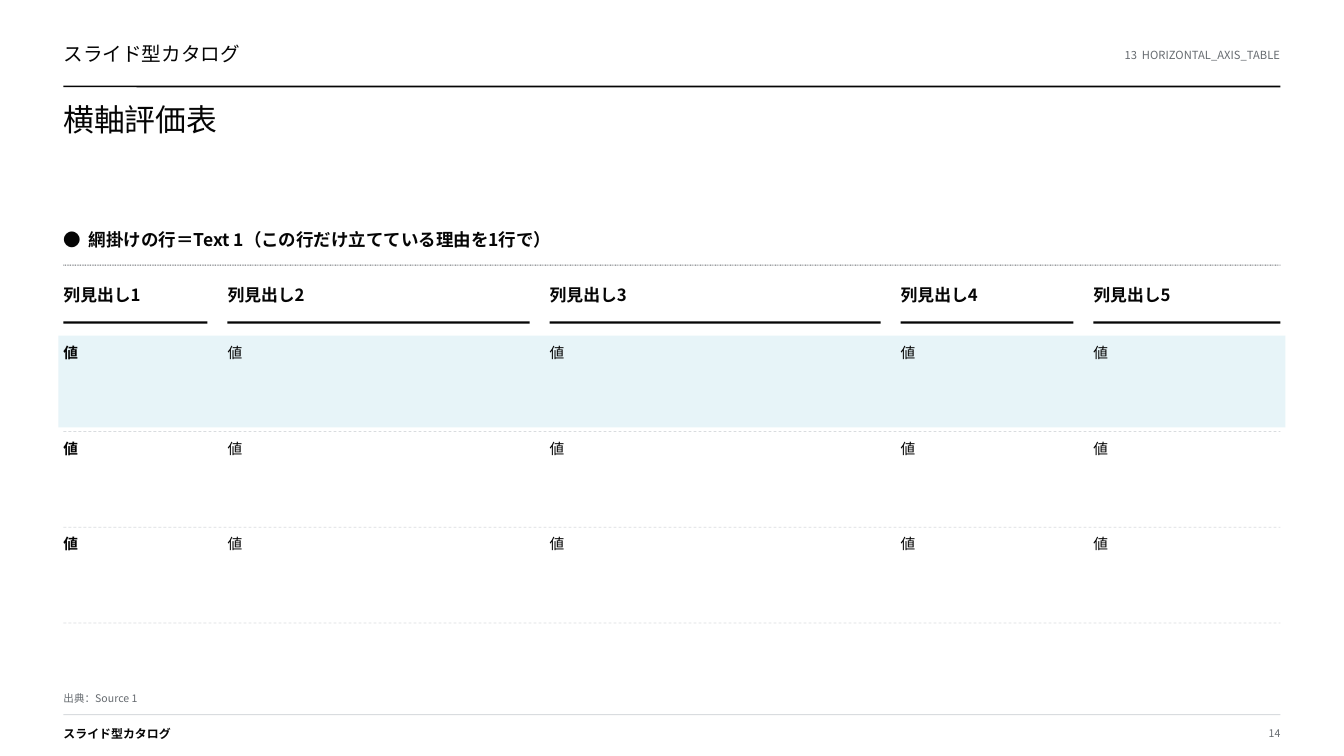
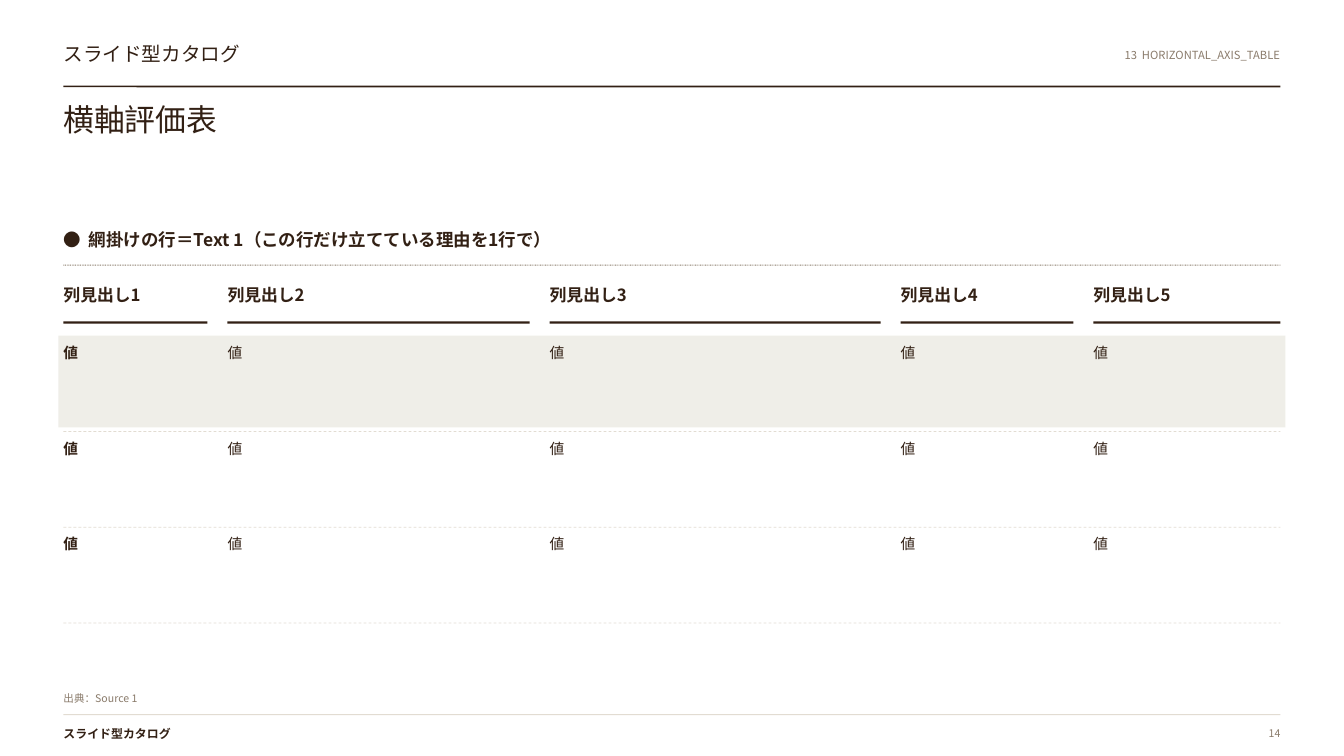
Before and after one commit to gozen3ji/consulting-pptx-skill, a slide deck: slide 14 of assets/SuperTemplate_36type.pptx. Drawn at 1344x756 pixels with LibreOffice and Linux fonts; fonts in the diff are those of the drawing. Boxes give left, top, right and bottom in pixels: in the first picture for what was removed or moved away, otherwise in the second. Text is boxed around its words. In the diff, an @@ line names an element or a change of style, - is before the commit and + after.

```diff
--- a/assets/SuperTemplate_36type.pptx
+++ b/assets/SuperTemplate_36type.pptx
@@ line (64, 87) - (1280, 87): stroke #050505 1.1 pt to #322014 1.1 pt @@
@@ line (64, 265) - (1280, 265): stroke #666B70 0.6 pt dashed to #8A7B6B 0.6 pt dashed @@
@@ line (64, 323) - (208, 323): stroke #050505 1.6 pt to #322014 1.6 pt @@
@@ line (228, 323) - (529, 323): stroke #050505 1.6 pt to #322014 1.6 pt @@
@@ line (549, 323) - (881, 323): stroke #050505 1.6 pt to #322014 1.6 pt @@
@@ line (901, 323) - (1074, 323): stroke #050505 1.6 pt to #322014 1.6 pt @@
@@ line (1094, 323) - (1280, 323): stroke #050505 1.6 pt to #322014 1.6 pt @@
@@ rectangle at <box>58,336,1286,427</box>: fill #E7F4F8 to #EFEEE8 @@
@@ text colour #050505 to #322014 in 24 elements at <box>63,44,240,63</box>, <box>63,105,217,134</box>, <box>63,728,170,739</box>, <box>89,231,552,248</box>, <box>63,286,140,303</box>, <box>228,286,305,303</box>, <box>550,286,627,303</box>, <box>901,286,978,303</box>, <box>1093,286,1170,303</box>, <box>63,343,78,362</box>, <box>228,346,243,359</box>, <box>550,346,565,359</box>, <box>901,346,916,359</box>, <box>1093,346,1108,359</box>, <box>63,439,78,458</box>, <box>228,441,243,455</box>, <box>550,441,565,455</box>, <box>901,441,916,455</box>, <box>1093,442,1108,455</box>, <box>63,535,78,554</box>, <box>228,536,243,550</box>, <box>550,536,565,550</box>, <box>901,536,916,550</box>, <box>1093,537,1108,550</box> @@
@@ text colour #666B70 to #8A7B6B in 3 elements at <box>1125,50,1280,61</box>, <box>63,693,138,703</box>, <box>1269,729,1281,737</box> @@
```
Also in this commit, not shown: 35 other slides changed, 11 other files.
